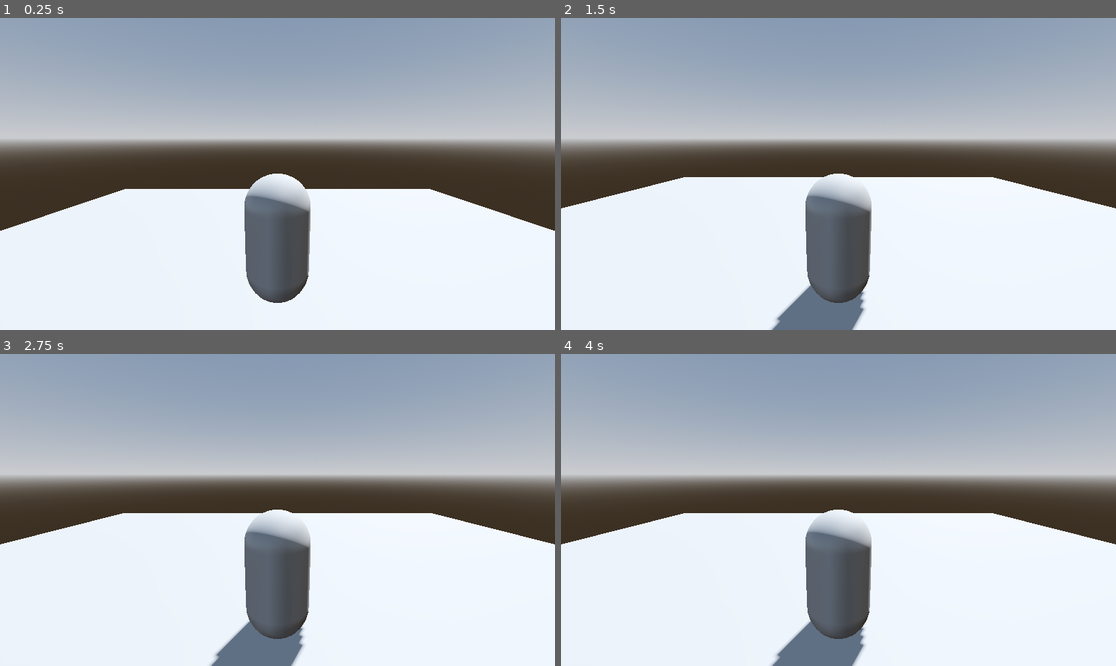
Above: before the commit, frames 1-4 (two rows, left to right).
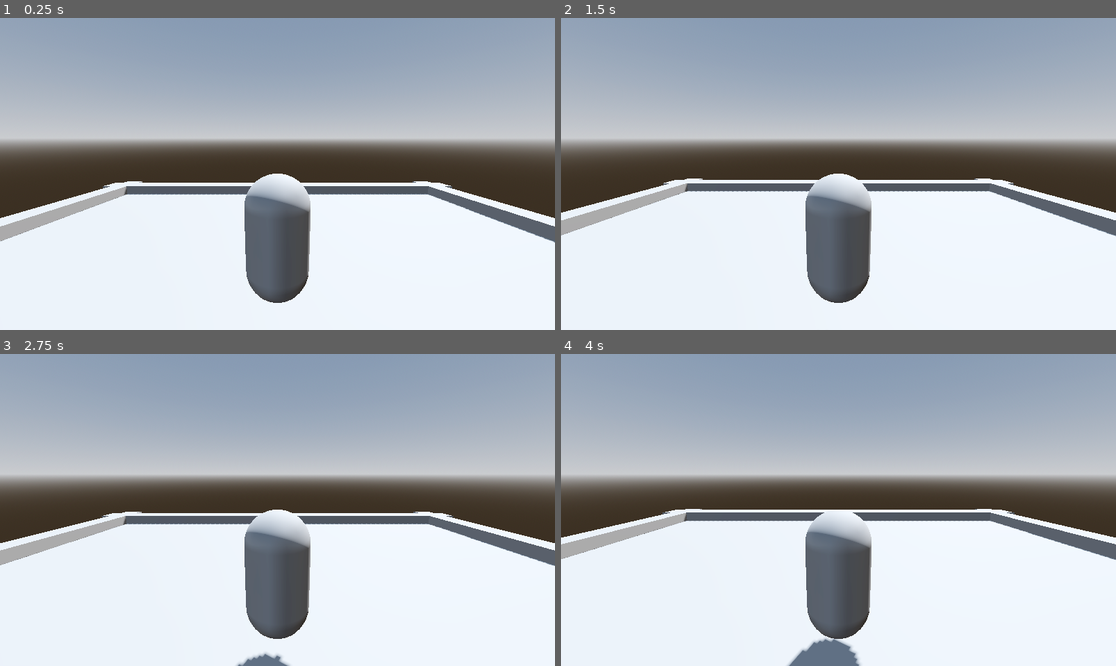
Above: after the commit, the same moments.

Repository: s-illly/Hand-Tracking-Game
Game: Godot game, scene res://node_3d.tscn
The game is run twice, just before and just after one commit, with the same random seed, the same clock (stepped at 60 frames per second) and the same inputs. The project has no main scene, so this scene is started directly.
Inputs:
- Up to frame 1 (0.25 s): no input
- Up to frame 2 (1.5 s): no input
- Up to frame 3 (2.75 s): no input
- Up to frame 4 (4 s): no input

The runs differ from the first frame. In frame 1, 4.4% of the frame differs, in the area x 0-100%, y 52-72%; in frame 2, 5.3%, in the area x 0-100%, y 51-100%; in frame 3, 4.5%; in frame 4, 5.1%.

Commit message:
Player sprite physics

Diff:
--- a/hand-tracking-game/node_3d.tscn
+++ b/hand-tracking-game/node_3d.tscn
@@ -21,6 +21,11 @@
 [sub_resource type="ConcavePolygonShape3D" id="ConcavePolygonShape3D_noarx"]
 data = PackedVector3Array(10, 0, 10, -10, 0, 10, 10, 0, -10, -10, 0, 10, -10, 0, -10, 10, 0, -10)
 
+[sub_resource type="BoxMesh" id="BoxMesh_a202f"]
+
+[sub_resource type="ConvexPolygonShape3D" id="ConvexPolygonShape3D_noarx"]
+points = PackedVector3Array(0.5, 0.5, 0.5, 0.5, 0.5, -0.5, -0.5, 0.5, 0.5, 0.5, -0.5, 0.5, 0.5, -0.5, -0.5, -0.5, 0.5, -0.5, -0.5, -0.5, 0.5, -0.5, -0.5, -0.5)
+
 [node name="Node3D" type="Node3D"]
 
 [node name="WorldEnvironment" type="WorldEnvironment" parent="."]
@@ -30,15 +35,54 @@
 transform = Transform3D(-0.866025, -0.433013, 0.25, 0, 0.5, 0.866025, -0.5, 0.75, -0.433013, 0, 0, 0)
 shadow_enabled = true
 
-[node name="MeshInstance3D" type="MeshInstance3D" parent="."]
+[node name="Plane" type="MeshInstance3D" parent="."]
 mesh = SubResource("PlaneMesh_a0tk4")
 
-[node name="StaticBody3D" type="StaticBody3D" parent="MeshInstance3D"]
+[node name="StaticBody3D" type="StaticBody3D" parent="Plane"]
 
-[node name="CollisionShape3D" type="CollisionShape3D" parent="MeshInstance3D/StaticBody3D"]
+[node name="CollisionShape3D" type="CollisionShape3D" parent="Plane/StaticBody3D"]
 shape = SubResource("ConcavePolygonShape3D_noarx")
 
 [node name="Player" parent="." instance=ExtResource("1_a202f")]
 transform = Transform3D(1, 0, 0, 0, 1, 0, 0, 0, 1, 0, 2, 0)
 top_level = true
 linear_damp = 3.0
+
+[node name="Wall" type="MeshInstance3D" parent="."]
+transform = Transform3D(22, 0, 0, 0, 1, 0, 0, 0, 1, 0, 0, -10)
+mesh = SubResource("BoxMesh_a202f")
+
+[node name="StaticBody3D" type="StaticBody3D" parent="Wall"]
+
+[node name="CollisionShape3D" type="CollisionShape3D" parent="Wall/StaticBody3D"]
+shape = SubResource("ConvexPolygonShape3D_noarx")
+
+[node name="Wall2" type="MeshInstance3D" parent="."]
+transform = Transform3D(22, 0, 0, 0, 1, 0, 0, 0, 1, 0, 0, 10)
+mesh = SubResource("BoxMesh_a202f")
+skeleton = NodePath("../Wall")
+
+[node name="StaticBody3D" type="StaticBody3D" parent="Wall2"]
+
+[node name="CollisionShape3D" type="CollisionShape3D" parent="Wall2/StaticBody3D"]
+shape = SubResource("ConvexPolygonShape3D_noarx")
+
+[node name="Wall3" type="MeshInstance3D" parent="."]
+transform = Transform3D(1, 0, 0, 0, 1, 0, 0, 0, 22, 10, 0, 0)
+mesh = SubResource("BoxMesh_a202f")
+skeleton = NodePath("../Wall")
+
+[node name="StaticBody3D" type="StaticBody3D" parent="Wall3"]
+
+[node name="CollisionShape3D" type="CollisionShape3D" parent="Wall3/StaticBody3D"]
+shape = SubResource("ConvexPolygonShape3D_noarx")
+
+[node name="Wall4" type="MeshInstance3D" parent="."]
+transform = Transform3D(1, 0, 0, 0, 1, 0, 0, 0, 22, -10, 0, 0)
+mesh = SubResource("BoxMesh_a202f")
+skeleton = NodePath("../Wall")
+
+[node name="StaticBody3D" type="StaticBody3D" parent="Wall4"]
+
+[node name="CollisionShape3D" type="CollisionShape3D" parent="Wall4/StaticBody3D"]
+shape = SubResource("ConvexPolygonShape3D_noarx")
--- a/hand-tracking-game/player.gd
+++ b/hand-tracking-game/player.gd
@@ -2,6 +2,8 @@
 
 var listener: TCPServer = TCPServer.new()
 var client: StreamPeerTCP = null
+var move_dir := Vector3.ZERO
+var speed: float = 5.0
 
 func _ready():
 	var result := listener.listen(65432)
@@ -22,28 +24,50 @@
 
 func handle_command(cmd: String):
 	match cmd:
+		"slow walking forward":
+			speed = 2.0
+			move_forward()
+		"fast walking forward":
+			speed = 6.0
+			move_forward()
+		"slow walking backward":
+			speed = 2.0
+			move_backward()
+		"fast walking backward":
+			speed = 6.0
+			move_backward()
+		"turning left":
+			speed = 5.0
+			move_left()
+		"turning right":
+			speed = 5.0
+			move_right()
 		"jump":
-			print("Jump command received")
-		"walk":
-			print("Walk command received")
+			jump()
 		"idle":
-			print("Idle command received")
+			idle()
 
 
 func move_backward():
-	print("moving backward")
+	move_dir = transform.basis.z.normalized()
 
 func move_forward():
-	print("moving forward")
+	move_dir = -transform.basis.z.normalized()
 
 func move_left():
-	print("turning left")
+	move_dir = -transform.basis.x.normalized()
 
 func move_right():
-	print("turning right")
+	move_dir = transform.basis.x.normalized()
 
 func jump():
-	print("jumping")
+	apply_impulse(Vector3.ZERO, Vector3.UP * 8.0)
 
 func stop():
-	print("stopping")
+	move_dir = Vector3.ZERO
+
+func idle():
+	move_dir = Vector3.ZERO
+
+func _integrate_forces(state: PhysicsDirectBodyState3D) -> void:
+	state.linear_velocity = move_dir * speed
Not shown: 1 places in hand-tracking-game/node_3d.tscn that only renumber resources
Not shown, changed: Game.py
